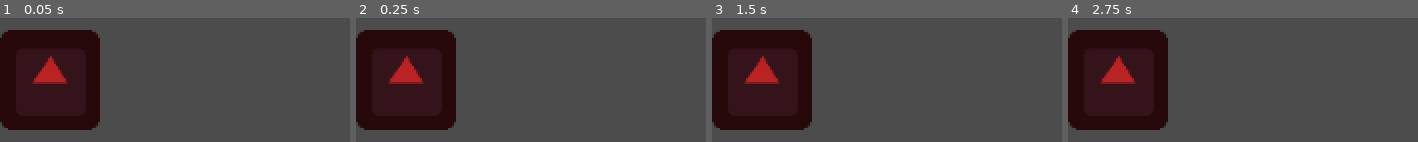
Above: before the commit, frames 1-4 (left to right).
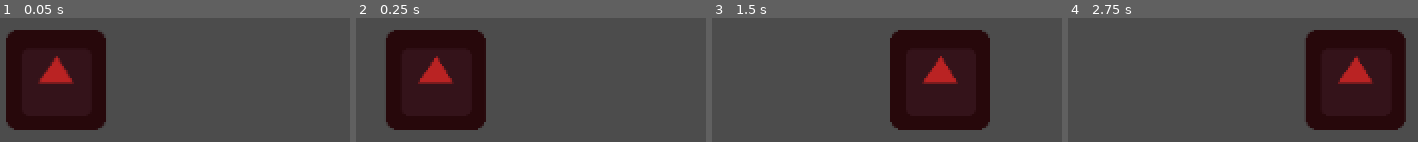
Above: after the commit, the same moments.

Repository: BeatMil/the_node
Game: Godot game, scene res://scene/stage1.tscn
Two runs of this game, one before a commit and one after it. Both use one fixed random seed, a clock stepped at 60 frames per second and the inputs below. The engine's default icon, where the game draws it, is replaced by a stand-in: a white triangle on a blue panel in a dark square.
Inputs:
- Up to frame 1 (0.05 s): no input
- Up to frame 2 (0.25 s): no input
- Up to frame 3 (1.5 s): tap Enter at 1.25 s
- Up to frame 4 (2.75 s): no input

The runs differ from the first frame. In frame 1, 3.6% of the frame differs, in the area x 0-31%, y 9-91%; in frame 2, 16%; in frame 3, 45%; in frame 4, 46%, in the area x 0-97%, y 9-91%.
Error before the commit: Invalid operands 'Nil' and 'int' in operator '<='. (res://script/enemy.gd:18)

Commit message:
I got it! enemy can now move at constant speed to nodes

Diff:
--- a/scene/stage1.tscn
+++ b/scene/stage1.tscn
@@ -7,9 +7,9 @@
 
 [node name="enemy" parent="." instance=ExtResource( 2 )]
 position = Vector2( 32, 232 )
-group = null
-node_number = null
-speed = null
+group = 1
+node_number = 1
+speed = 0.2
 
 [node name="way1" type="Node2D" parent="."]
 
--- a/script/enemy.gd
+++ b/script/enemy.gd
@@ -11,6 +11,7 @@
 var node_position = Vector2.ZERO
 
 func _ready():
+	tween_move($"../way1/1")
 	pass # Replace with function body.
 
 
@@ -19,7 +20,6 @@
 		node_number = 1
 	elif node_number == 1:
 		# move to node #1
-		follow_mouse($"../way1/1")
 		pass
 
 
@@ -50,6 +50,6 @@
 	var desination = node.get_position()
 	var tween = get_node("Tween")
 	tween.interpolate_property($".", "position",
-		current_position, desination, 5,
-		Tween.TRANS_BOUNCE, Tween.EASE_OUT_IN)
+		current_position, desination, 2,
+		Tween.TRANS_LINEAR, Tween.EASE_OUT)
 	tween.start()
--- a/script/enemy2.gd
+++ /dev/null
@@ -1,5 +0,0 @@
-extends KinematicBody2D
-
-
-func _ready():
-	pass # Replace with function body.
